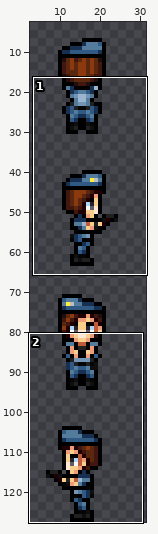
Edited in one commit: sprite sheet (gfx/spritesheets/jill_aiming.png). The picture above shows the old version from afar; the outline marks the close-up.
Close-up. As it was:
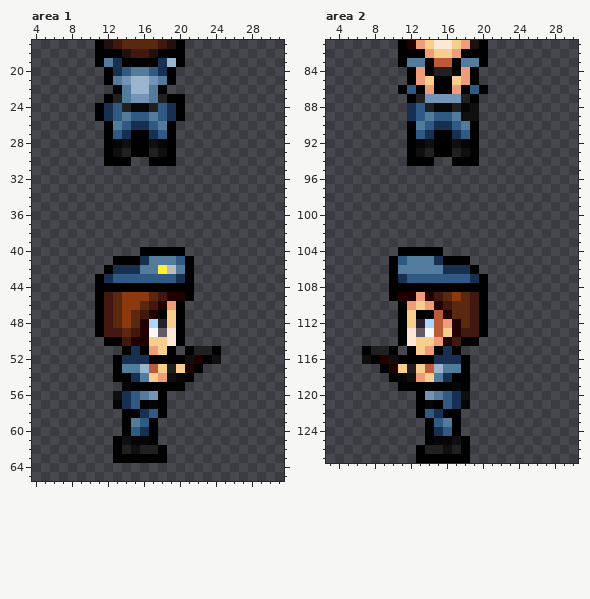
The file is 32x128 pixels. Shown: area 1: x 4..31, y 17..65; area 2: x 3..30, y 81..127. The wide view leaves out empty margins.
Once edited:
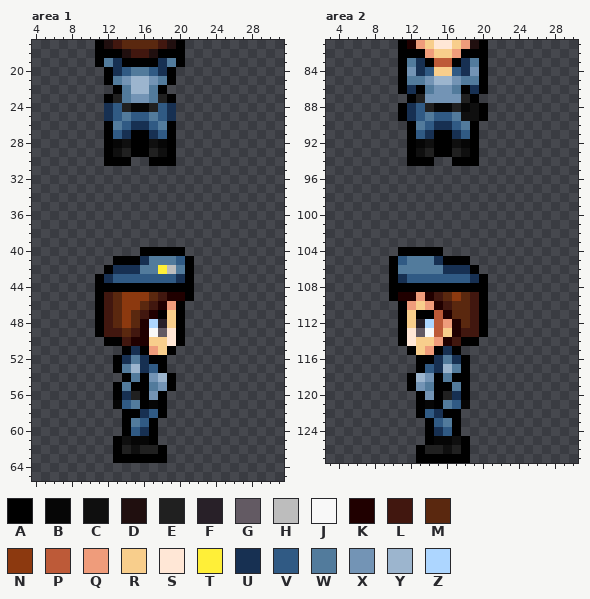
Palette (. is transparent): A #000000  B #060606  C #0f0f0f  D #200f0f  E #202020  F #282028  G #635a63  H #bdbdbd  J #f8f8f8  K #200000  L #41170f  M #5a280f  N #8c390f  P #bd5a38  Q #ef9c7b  R #f8ce8c  S #ffe7d6  T #ffef38  U #173052  V #305a84  W #527b9c  X #7394b5  Y #9cb5ce  Z #add6ff
Changes in this commit:
{"where": "area 1"}
{"y":19,"x":19,"old":"Y","new":"W"}
{"y":23,"x":20,"old":"A","new":"."}
{"y":24,"x":11,"old":"A","new":"."}
{"y":24,"x":20,"old":"A","new":"."}
{"y":25,"x":11,"old":"A","new":"."}
{"y":25,"x":20,"old":"A","new":"."}
{"y":51,"x":21,"old":"AEEA","new":"...."}
{"y":52,"x":15,"old":"U","new":"W"}
{"y":52,"x":19,"old":"AACKAC","new":"......"}
{"y":53,"x":15,"old":"WYPRERKA","new":"YUVA...."}
{"y":54,"x":13,"old":"A","new":"."}
{"y":54,"x":15,"old":"UWRQCBA","new":"WAXYA.."}
{"y":55,"x":13,"old":".B","new":"AW"}
{"y":55,"x":17,"old":"AA","new":"WX"}
{"y":55,"x":20,"old":"A","new":"."}
{"y":56,"x":13,"old":"C","new":"A"}
{"y":56,"x":15,"old":"VW","new":"EA"}
{"y":57,"x":14,"old":"UV","new":"VW"}
{"where": "area 2"}
{"y":83,"x":13,"old":"W","new":"U"}
{"y":83,"x":18,"old":"W","new":"U"}
{"y":84,"x":11,"old":".AQAEEAQA.","new":"AXUVRRVUXA"}
{"y":85,"x":11,"old":".AQRAARQA.","new":"AWWXYYXWWA"}
{"y":86,"x":12,"old":"V","new":"U"}
{"y":86,"x":14,"old":"QAAQ","new":"WXXW"}
{"y":86,"x":19,"old":"V","new":"U"}
{"y":88,"x":11,"old":".","new":"A"}
{"y":88,"x":20,"old":".","new":"A"}
{"y":89,"x":11,"old":".","new":"A"}
{"y":89,"x":20,"old":".","new":"A"}
{"y":115,"x":7,"old":"AEEA","new":"...."}
{"y":116,"x":7,"old":"CAKCAA","new":"......"}
{"y":116,"x":16,"old":"U","new":"W"}
{"y":117,"x":9,"old":"AKRERPYW","new":"....AVUY"}
{"y":118,"x":10,"old":"ABCQRWU","new":"..AYXAW"}
{"y":119,"x":11,"old":"A","new":"."}
{"y":119,"x":13,"old":"AA","new":"XW"}
{"y":119,"x":17,"old":"B","new":"W"}
{"y":120,"x":15,"old":"WV","new":"AE"}
{"y":120,"x":18,"old":"C","new":"A"}
{"y":121,"x":16,"old":"VU","new":"WV"}
{"label":"changed","picture_box":[167,58,176,67]}
{"label":"erased","picture_box":[176,94,185,121]}
{"label":"erased","picture_box":[95,103,104,121]}
{"label":"changed","picture_box":[113,346,221,409]}
{"label":"changed","picture_box":[398,58,488,121]}
{"label":"changed","picture_box":[362,346,470,409]}
